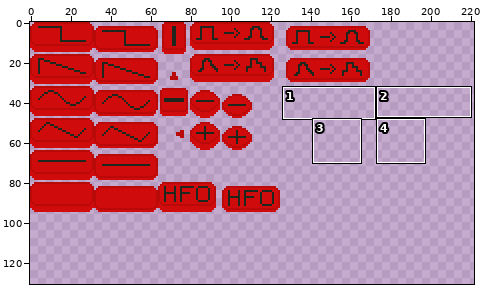
One commit to this pixel-art file: textures/buttons.aseprite. The first picture is a wide view before the edit; the outline marks the close-up.
Close-up. Old version:
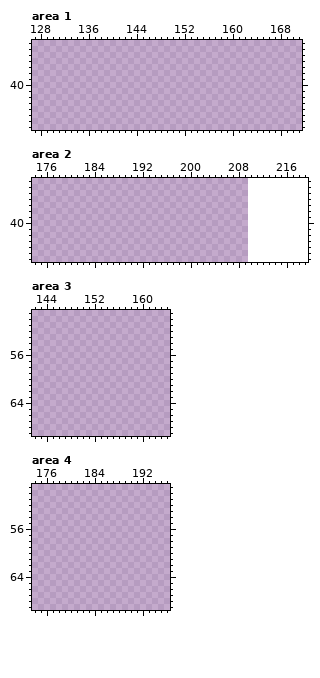
210x96 pixels, 1 frame. Shown: area 1: x 127..171, y 33..47; area 2: x 174..219, y 33..46; area 3: x 142..164, y 49..69; area 4: x 174..196, y 49..69. The old version is drawn lined up with the new one, on the new canvas. The wide view leaves out empty margins. The commit also changed other parts of the picture, which this record leaves out.
Visible layers, top first: "Layer 2", "Layer 1".
Palette (. is transparent): 
The same view after the edit:
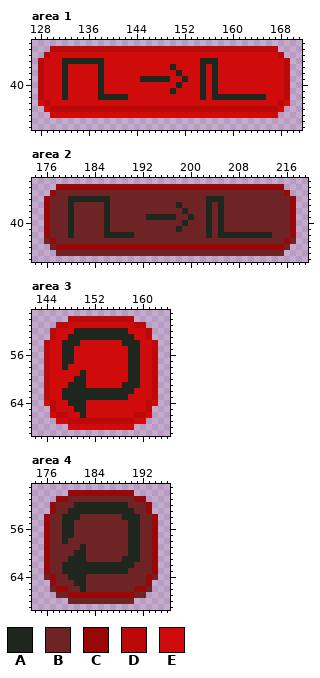
Colours new in this view: A #1f261d  B #6e2424  C #990808  D #b90909  E #d00b0b
The edit:
canvas 210x96 -> 260x146
Changed rows in their new state; - is an unchanged pixel.
Area 1:
first column x 128:
34 --DDDDDDDDDDDDDDDDDDDDDDDDDDDDDDDDDDDDDD--
35 -DEEEEEEEEEEEEEEEEEEEEEEEEEEEEEEEEEEEEEED-
36 DEEEAAAAAAAEEEEEEEEEEEEEEEEAAAEEEEEEEEEEED
37 DEEEAEEEEEAEEEEEEEEEEEAEEEEAEAEEEEEEEEEEED
38 DEEEAEEEEEAEEEEEEEEEEEEAEEEAEAEEEEEEEEEEED
39 DEEEAEEEEEAEEEEEEAAAAAEEAEEAEAEEEEEEEEEEED
40 DEEEAEEEEEAEEEEEEEEEEEEAEEEAEAEEEEEEEEEEED
41 DEEEAEEEEEAEEEEEEEEEEEAEEEEAEAEEEEEEEEEEED
42 DEEEAEEEEEAAAAAEEEEEEEEEEEEAEAAAAAAAAAEEED
43 EDEEEEEEEEEEEEEEEEEEEEEEEEEEEEEEEEEEEEEEDE
44 -EDDDDDDDDDDDDDDDDDDDDDDDDDDDDDDDDDDDDDDE-
45 --EEEEEEEEEEEEEEEEEEEEEEEEEEEEEEEEEEEEEE--
Area 2:
first column x 176:
34 --CCCCCCCCCCCCCCCCCCCCCCCCCCCCCCCCCCCCCC--
35 -CBBBBBBBBBBBBBBBBBBBBBBBBBBBBBBBBBBBBBBC-
36 CBBBAAAAAAABBBBBBBBBBBBBBBBAAABBBBBBBBBBBC
37 CBBBABBBBBABBBBBBBBBBBABBBBABABBBBBBBBBBBC
38 CBBBABBBBBABBBBBBBBBBBBABBBABABBBBBBBBBBBC
39 CBBBABBBBBABBBBBBAAAAABBABBABABBBBBBBBBBBC
40 CBBBABBBBBABBBBBBBBBBBBABBBABABBBBBBBBBBBC
41 CBBBABBBBBABBBBBBBBBBBABBBBABABBBBBBBBBBBC
42 CBBBABBBBBAAAAABBBBBBBBBBBBABAAAAAAAAABBBC
43 BCBBBBBBBBBBBBBBBBBBBBBBBBBBBBBBBBBBBBBBCB
44 -BCCCCCCCCCCCCCCCCCCCCCCCCCCCCCCCCCCCCCCB-
45 --BBBBBBBBBBBBBBBBBBBBBBBBBBBBBBBBBBBBBB--
Area 3:
first column x 144:
50 ----DDDDDDDDDDD----
51 --DDEEEEEEEEEEEDD--
52 -DEEEAAAAAAAAAEEED-
53 -DEEAAAAAAAAAAAEED-
54 DEEAAAEEEEEEEAAAEED
55 DEEAAEEEEEEEEEAAEED
56 DEEAAEEEEEEEEEAAEED
57 DEEAAEEEEEEEEEAAEED
58 DEEAEEEEEEEEEEAAEED
59 DEEEEEAEEEEEEEAAEED
60 DEEEEAAEEEEEEEAAEED
61 DEEEAAAEEEEEEAAAEED
62 DEEAAAAAAAAAAAAEEED
63 DEEAAAAAAAAAAAEEEED
64 EDEEAAAEEEEEEEEEEDE
65 -DEEEAAEEEEEEEEEED-
66 -EDDEEAEEEEEEEEDDE-
67 --EEDDDDDDDDDDDEE--
68 ----EEEEEEEEEEE----
Area 4:
first column x 176:
50 ----CCCCCCCCCCC----
51 --CCBBBBBBBBBBBCC--
52 -CBBBAAAAAAAAABBBC-
53 -CBBAAAAAAAAAAABBC-
54 CBBAAABBBBBBBAAABBC
55 CBBAABBBBBBBBBAABBC
56 CBBAABBBBBBBBBAABBC
57 CBBAABBBBBBBBBAABBC
58 CBBABBBBBBBBBBAABBC
59 CBBBBBABBBBBBBAABBC
60 CBBBBAABBBBBBBAABBC
61 CBBBAAABBBBBBAAABBC
62 CBBAAAAAAAAAAAABBBC
63 CBBAAAAAAAAAAABBBBC
64 BCBBAAABBBBBBBBBBCB
65 -CBBBAABBBBBBBBBBC-
66 -BCCBBABBBBBBBBCCB-
67 --BBCCCCCCCCCCCBB--
68 ----BBBBBBBBBBB----
Boxes around the changes in both close-ups, in picture pixels (x1, y1, x2, y2):
added: (38, 46, 290, 118)
added: (44, 184, 296, 256)
added: (44, 316, 158, 430)
added: (44, 490, 158, 604)
